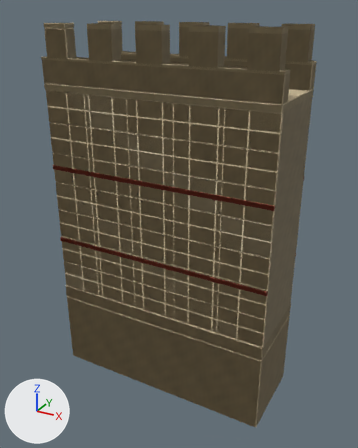
An edit to the glTF model app/assets/buildings/verona_wall_diagonal/verona_wall_diagonal.glb, drawn before and after from the same camera.
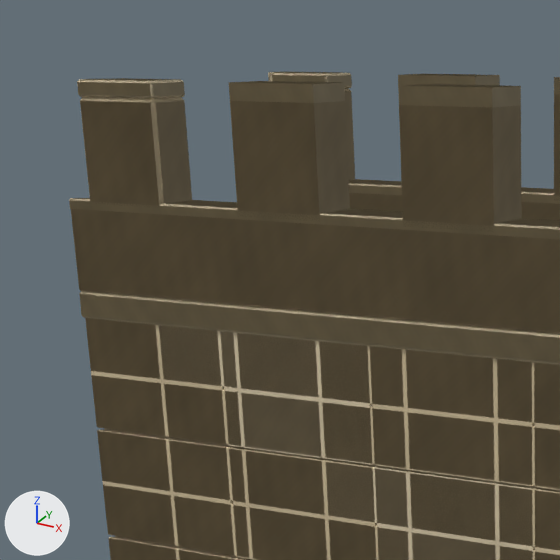
Each version is shown whole from a 50 mm camera at (10.56, -10.72, 8.16) aimed at (4.65, 0.02, 2.79), then close up on the part from 6% to 51% of the width and 0% to 36% of the height. The axes (+X, +Y, +Z) are drawn at lower left. The lights are the same throughout. The older version's two pictures come first. Where no turn or scale is listed for an object, it has been applied to the vertices. Vertices at exactly the same position are counted once.

The first close-up shows 'Limestone_trim.002', 'Limestone_trim.003', 'Limestone_trim.004', 'Limewash.002', 'Limewash.003', 'Limewash.004', 'Travertine.002', 'Travertine.003', 'Travertine.004'.
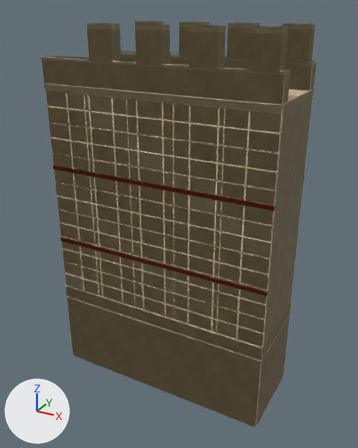
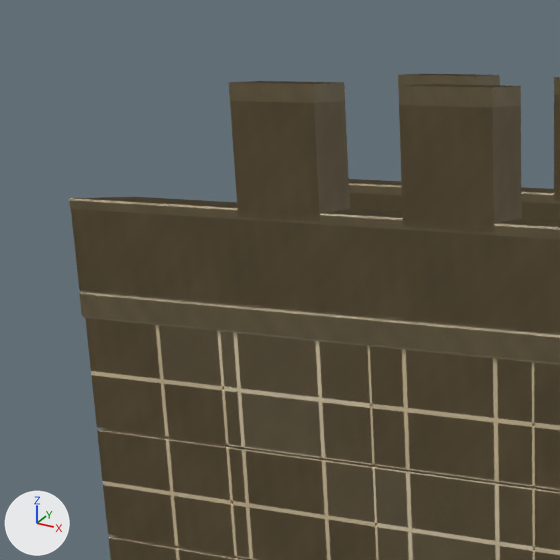
Location of each change, (x1, y1, x2, y2) in pixels of the close-ups (560 x 560 px):
'Travertine.002', reshaped
    before: (71, 98, 560, 560)
    after: (80, 98, 560, 560)
'Travertine.003', reshaped
    before: (77, 88, 560, 560)
    after: (77, 101, 560, 560)
'Travertine.004', reshaped
    before: (73, 88, 351, 254)
    after: (71, 94, 560, 289)
'Limestone_trim.003', reshaped
    before: (77, 74, 560, 365)
    after: (79, 74, 560, 365)
'Limestone_trim.002', reshaped
    before: (70, 72, 560, 230)
    after: (70, 74, 560, 230)
part 1 of me_walkway_limestone_trim_007, deleted
    before: (268, 72, 352, 88)
part 2 of me_foundation_travertine_007, deleted (brown)
    before: (80, 99, 159, 207)
part 3 of me_walkway_limestone_trim_009, deleted
    before: (296, 75, 352, 86)
part 4 of me_walkway_limestone_trim_009, deleted (brown)
    before: (77, 78, 185, 99)
part 5 of me_foundation_travertine_009, deleted (brown)
    before: (345, 88, 355, 180)
part 6 of me_foundation_travertine_009, deleted (brown)
    before: (81, 97, 192, 204)
part 7 of me_walkway_limestone_trim_011, deleted
    before: (272, 75, 350, 82)
part 8 of me_foundation_travertine_011, deleted (brown)
    before: (80, 97, 184, 205)
part 9 of me_foundation_travertine_011, deleted (mostly hidden)
    before: (344, 88, 351, 117)

Diff of the bpy script that builds the scene:
```diff
--- a/app/assets/buildings/verona_wall_diagonal/verona_wall_diagonal.glb.py
+++ b/app/assets/buildings/verona_wall_diagonal/verona_wall_diagonal.glb.py
@@ me_walkway_limestone_trim_007 @@
-me_walkway_limestone_trim_007.from_pydata(...)  # 318 vertices, 588 faces; spans x 1.44..7.6, y -1.15..1.15, z 6.22..7.8
+me_walkway_limestone_trim_007.from_pydata(...)  # 266 vertices, 492 faces; spans x 1.44..7.6, y -1.15..1.15, z 6.22..7.8
+# me_walkway_limestone_trim_007 part 1: the loose piece of 26 vertices spanning x 1.62..2.28, y 0.81..1.15, z 7.69..7.8 is deleted
+# other edits to the shape of me_walkway_limestone_trim_007 do not show in these pictures
 me_walkway_limestone_trim_007.materials.append(mat_limestone_trim_001)
@@ me_foundation_travertine_007 @@
-me_foundation_travertine_007.from_pydata(...)  # 5759 vertices, 10663 faces; spans x 1.45..7.6, y -1.15..1.15, z -2.0..7.69
+me_foundation_travertine_007.from_pydata(...)  # 5707 vertices, 10567 faces; spans x 1.45..7.6, y -1.15..1.15, z -2.0..7.69
+# me_foundation_travertine_007 part 2: the loose piece of 26 vertices spanning x 1.62..2.28, y -1.15..-0.81, z 6.98..7.69 is deleted
+# other edits to the shape of me_foundation_travertine_007 do not show in these pictures
 me_foundation_travertine_007.materials.append(mat_travertine_001)
@@ me_walkway_limestone_trim_009 @@
-me_walkway_limestone_trim_009.from_pydata(...)  # 190 vertices, 332 faces; spans x 1.44..7.6, y -1.15..1.15, z 6.22..7.8
+me_walkway_limestone_trim_009.from_pydata(...)  # 138 vertices, 236 faces; spans x 1.44..7.6, y -1.15..1.15, z 6.22..7.8
+# me_walkway_limestone_trim_009 part 3: the loose piece of 26 vertices spanning x 1.62..2.28, y 0.81..1.15, z 7.69..7.8 is deleted
+# me_walkway_limestone_trim_009 part 4: the loose piece of 26 vertices spanning x 1.62..2.28, y -1.15..-0.81, z 7.69..7.8 is deleted
 me_walkway_limestone_trim_009.materials.append(mat_limestone_trim_001)
@@ me_foundation_travertine_009 @@
-me_foundation_travertine_009.from_pydata(...)  # 845 vertices, 1403 faces; spans x 1.45..7.6, y -1.15..1.15, z -2.0..7.69
+me_foundation_travertine_009.from_pydata(...)  # 793 vertices, 1307 faces; spans x 1.45..7.6, y -1.15..1.15, z -2.0..7.69
+# me_foundation_travertine_009 part 5: the loose piece of 26 vertices spanning x 1.62..2.28, y 0.81..1.15, z 6.98..7.69 is deleted
+# me_foundation_travertine_009 part 6: the loose piece of 26 vertices spanning x 1.62..2.28, y -1.15..-0.81, z 6.98..7.69 is deleted
 me_foundation_travertine_009.materials.append(mat_travertine_001)
@@ me_walkway_limestone_trim_011 @@
-me_walkway_limestone_trim_011.from_pydata(...)  # 190 vertices, 332 faces; spans x 1.44..7.6, y -1.15..1.15, z 6.22..7.8
+me_walkway_limestone_trim_011.from_pydata(...)  # 138 vertices, 236 faces; spans x 1.44..7.6, y -1.15..1.15, z 6.22..7.8
+# me_walkway_limestone_trim_011 part 7: the loose piece of 26 vertices spanning x 1.62..2.28, y 0.81..1.15, z 7.69..7.8 is deleted
+# other edits to the shape of me_walkway_limestone_trim_011 do not show in these pictures
 me_walkway_limestone_trim_011.materials.append(mat_limestone_trim_001)
@@ me_foundation_travertine_011 @@
-me_foundation_travertine_011.from_pydata(...)  # 221 vertices, 395 faces; spans x 1.45..7.6, y -1.15..1.15, z -2.0..7.69
+me_foundation_travertine_011.from_pydata(...)  # 169 vertices, 299 faces; spans x 1.45..7.6, y -1.15..1.15, z -2.0..7.69
+# me_foundation_travertine_011 part 8: the loose piece of 26 vertices spanning x 1.62..2.28, y -1.15..-0.81, z 6.98..7.69 is deleted
+# me_foundation_travertine_011 part 9: the loose piece of 26 vertices spanning x 1.62..2.28, y 0.81..1.15, z 6.98..7.69 is deleted
 me_foundation_travertine_011.materials.append(mat_travertine_001)
```
